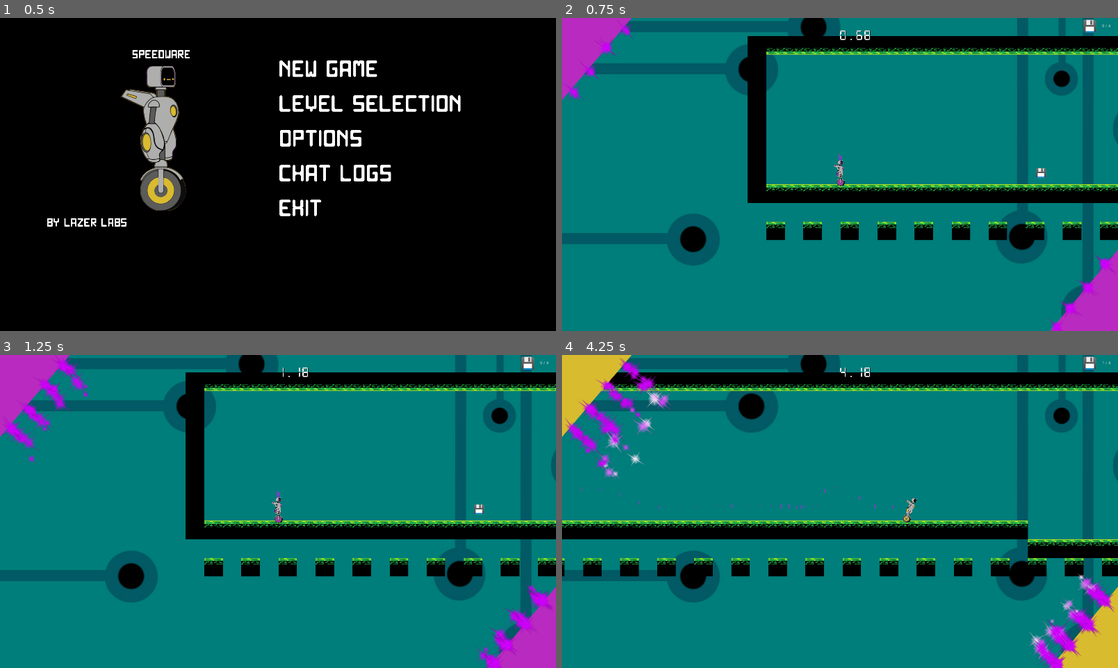
Above: before the commit, frames 1-4 (two rows, left to right).
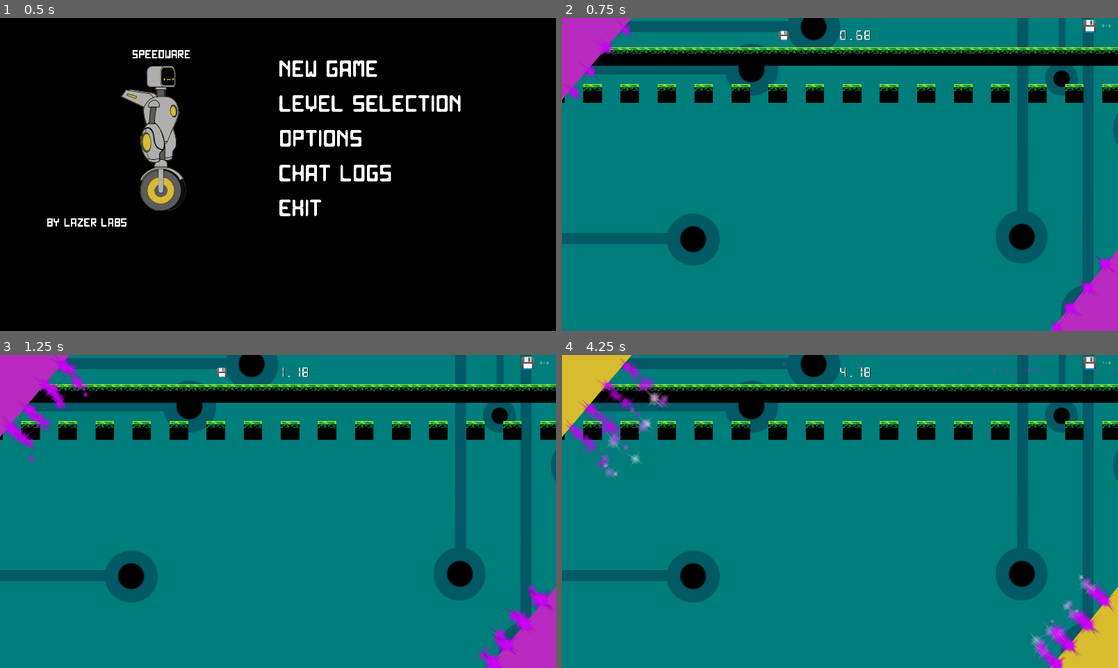
Above: after the commit, the same moments.

Repository: TheChriggu/Speedware
Game: Godot game, scene res://Menus/Startmenu/TitleScreen.tscn
The game is run twice, just before and just after one commit, with the same random seed, the same clock (stepped at 60 frames per second) and the same inputs.
Inputs (mouse positions are in pixels of both pictures, inside the frame that each line leads up to):
- Up to frame 1 (0.5 s): no input
- Up to frame 2 (0.75 s): click "new Game" at 0.5 s
- Up to frame 3 (1.25 s): no input
- Up to frame 4 (4.25 s): move the mouse to (962, 495) at 1.27 s; hold D (move_right) 1.28-2.78 s; right-click (962, 495) at 1.35 s; tap Space (jump) at 1.52, 2.27, 3.77 s; move the mouse to (728, 527) at 2.02 s; right-click (728, 527) at 2.1 s; move the mouse to (895, 442) at 2.77 s; hold A (move_left) 2.78-3.53 s; right-click (895, 442) at 2.85 s; move the mouse to (812, 574) at 3.52 s; hold D (move_right) from 3.53 s (still down); right-click (812, 574) at 3.6 s

Frame 1 is identical in both runs. In frame 2, 18% of the frame differs, in the area x 0-100%, y 4-72%; in frame 3, 18%; in frame 4, 23%, in the area x 0-100%, y 0-100%.

Commit message:
-cleaned up merge conflicts from before -made player lean in movement direction

Diff:
--- a/Camera/ForwardLookingCamera.tscn
+++ b/Camera/ForwardLookingCamera.tscn
@@ -26,8 +26,8 @@
 limit_right = 10000000
 limit_bottom = 10000000
 limit_smoothed = false
-drag_margin_h_enabled = true
-drag_margin_v_enabled = true
+drag_margin_h_enabled = false
+drag_margin_v_enabled = false
 smoothing_enabled = false
 smoothing_speed = 5.0
 offset_v = 0.0
--- a/Player/playerKinematic.gd
+++ b/Player/playerKinematic.gd
@@ -50,7 +50,8 @@
         velocity.y = -jump_cut_velocity
 
 func moveRight():
-	$AnimationPlayer.play("Move_Right")
+	pass
+	#$AnimationPlayer.play("Move_Right")
 func _physics_process(delta):
 	#basic Player movement
 	var force = Vector2(0, GRAVITY)
@@ -72,13 +73,14 @@
 
 
 	if walk_left:
-		$AnimationPlayer.play("Move_Left")
+		lean_left()
 		if velocity.x <= WALK_MIN_SPEED and velocity.x > -WALK_MAX_SPEED:
 			force.x -= WALK_FORCE
 			stop = false
 
 	elif walk_right:
-		$AnimationPlayer.play("Move_Right")
+		lean_right()
+		#$AnimationPlayer.play("Move_Right")
 		if velocity.x >= -WALK_MIN_SPEED and velocity.x < WALK_MAX_SPEED:
 			force.x += WALK_FORCE
 			stop = false
@@ -124,3 +126,22 @@
 			SwitchColor()
 	if Input.is_action_just_pressed("restart"):
 		get_tree().reload_current_scene()
+
+var is_leaning_left = false
+var is_leaning_right = false
+
+func lean_left():
+	if is_leaning_right:
+		$AnimationPlayer.play("Move_Stop")
+		is_leaning_right = false
+	if !is_leaning_left:
+		$AnimationPlayer.play("Move_Left")
+		is_leaning_left = true
+
+func lean_right():
+	if is_leaning_left:
+		$AnimationPlayer.play("Move_Stop")
+		is_leaning_left = false
+	if !is_leaning_right:
+		$AnimationPlayer.play("Move_Right")
+		is_leaning_right = true
--- a/Player/playerKinematic.tscn
+++ b/Player/playerKinematic.tscn
@@ -1,16 +1,13 @@
-[gd_scene load_steps=22 format=2]
+[gd_scene load_steps=19 format=2]
 
 [ext_resource path="res://Player/playerKinematic.gd" type="Script" id=1]
 [ext_resource path="res://Player/Character_Sprite_Purple.png" type="Texture" id=2]
 [ext_resource path="res://Player/Particles/TrailEffect/trail_particles.tscn" type="PackedScene" id=3]
-[ext_resource path="res://Camera/CameraFocalPoint.gd" type="Script" id=4]
-[ext_resource path="res://Camera/Crosshair.png" type="Texture" id=5]
-[ext_resource path="res://Camera/AverageSpeedCalculator.gd" type="Script" id=6]
-[ext_resource path="res://Player/ColorTriangle.png" type="Texture" id=7]
-[ext_resource path="res://Player/PlayerCornerParticleImage.png" type="Texture" id=8]
-[ext_resource path="res://Environment/decoration_background_mandy.jpg" type="Texture" id=9]
-[ext_resource path="res://Sounds/DBZ Instant Transmission Sound effect.ogg" type="AudioStream" id=10]
-[ext_resource path="res://Player/Character_Sprite_Yellow.png" type="Texture" id=11]
+[ext_resource path="res://Player/ColorTriangle.png" type="Texture" id=4]
+[ext_resource path="res://Player/PlayerCornerParticleImage.png" type="Texture" id=5]
+[ext_resource path="res://Environment/decoration_background_mandy.jpg" type="Texture" id=6]
+[ext_resource path="res://Sounds/DBZ Instant Transmission Sound effect.ogg" type="AudioStream" id=7]
+[ext_resource path="res://Player/Character_Sprite_Yellow.png" type="Texture" id=8]
 
 [sub_resource type="CapsuleShape2D" id=1]
 
@@ -364,9 +361,6 @@
 SLIDE_STOP_VELOCITY = 20.0
 ON_AIR_TIME = 2
 isGreen = true
-MAX_CAM_DISTANCE_H = 500
-MAX_CAM_SPEED_H = 5
-MAX_CAM_SPEED_V = 5
 
 [node name="Sprite" type="Sprite" parent="." index="0"]
 
@@ -383,54 +377,13 @@
 rotation = 1.54942
 scale = Vector2( 1.7508, 1.7508 )
 
-[node name="CameraFocalPoint" type="Node2D" parent="." index="1"]
-
-script = ExtResource( 4 )
-
-[node name="Crosshair" type="Sprite" parent="CameraFocalPoint" index="0"]
-
-visible = false
-scale = Vector2( 0.1, 0.1 )
-texture = ExtResource( 5 )
-_sections_unfolded = [ "Transform" ]
-
-[node name="Camera2D" type="Camera2D" parent="CameraFocalPoint" index="1"]
-
-anchor_mode = 1
-rotating = true
-current = true
-zoom = Vector2( 1, 1 )
-limit_left = -10000001
-limit_top = -10000000
-limit_right = 10000000
-limit_bottom = 10000000
-limit_smoothed = false
-drag_margin_h_enabled = true
-drag_margin_v_enabled = true
-smoothing_enabled = false
-smoothing_speed = 0.0
-offset_v = 0.0
-offset_h = 0.0
-drag_margin_left = 0.25
-drag_margin_top = 0.0
-drag_margin_right = 0.25
-drag_margin_bottom = 0.0
-editor_draw_screen = true
-editor_draw_limits = false
-editor_draw_drag_margin = true
-_sections_unfolded = [ "Drag Margin", "Editor", "Limit", "Offset", "Smoothing", "Transform" ]
-
-[node name="AverageSpeedCalculator" type="Node2D" parent="." index="2"]
-
-script = ExtResource( 6 )
-
-[node name="CollisionShape2D" type="CollisionShape2D" parent="." index="3"]
+[node name="CollisionShape2D" type="CollisionShape2D" parent="." index="1"]
 
 position = Vector2( 2.62791, -6.313 )
 shape = SubResource( 1 )
 _sections_unfolded = [ "Transform" ]
 
-[node name="ColorIndicator" type="CanvasLayer" parent="." index="4"]
+[node name="ColorIndicator" type="CanvasLayer" parent="." index="2"]
 
 layer = 99
 offset = Vector2( 0, 0 )
@@ -453,11 +406,12 @@
 position = Vector2( 1805.33, 894.423 )
 rotation = 4.70446
 scale = Vector2( 0.376306, 0.376306 )
-texture = ExtResource( 7 )
+texture = ExtResource( 4 )
 _sections_unfolded = [ "Visibility" ]
 
 [node name="CornerParticles" type="Node2D" parent="ColorIndicator" index="2"]
 
+editor/display_folded = true
 _sections_unfolded = [ "Material", "Transform", "Visibility", "Z Index" ]
 
 [node name="Particles2D2" type="Particles2D" parent="ColorIndicator/CornerParticles" index="0"]
@@ -646,13 +600,13 @@
 local_coords = true
 draw_order = 0
 process_material = SubResource( 4 )
-texture = ExtResource( 8 )
-normal_map = null
-h_frames = 1
-v_frames = 1
-_sections_unfolded = [ "Process Material", "Textures", "Time" ]
-
-[node name="ParallaxBackground" type="ParallaxBackground" parent="." index="5"]
+texture = ExtResource( 5 )
+normal_map = null
+h_frames = 1
+v_frames = 1
+_sections_unfolded = [ "Process Material", "Textures", "Time" ]
+
+[node name="ParallaxBackground" type="ParallaxBackground" parent="." index="3"]
 
 editor/display_folded = true
 layer = -1
@@ -671,9 +625,9 @@
 
 position = Vector2( 1021.55, 536.4 )
 scale = Vector2( 2.23689, 2.23689 )
-texture = ExtResource( 9 )
-
-[node name="Area2D" type="Area2D" parent="." index="6"]
+texture = ExtResource( 6 )
+
+[node name="Area2D" type="Area2D" parent="." index="4"]
 
 editor/display_folded = true
 input_pickable = true
@@ -692,9 +646,9 @@
 shape = SubResource( 5 )
 _sections_unfolded = [ "Material", "Transform", "Visibility" ]
 
-[node name="ColorswitchSound" type="AudioStreamPlayer" parent="." index="7"]
-
-stream = ExtResource( 10 )
+[node name="ColorswitchSound" type="AudioStreamPlayer" parent="." index="5"]
+
+stream = ExtResource( 7 )
 volume_db = 0.0
 pitch_scale = 1.0
 autoplay = false
@@ -702,7 +656,7 @@
 bus = "Character"
 _sections_unfolded = [ "Pause" ]
 
-[node name="AnimationPlayer" type="AnimationPlayer" parent="." index="8"]
+[node name="AnimationPlayer" type="AnimationPlayer" parent="." index="6"]
 
 root_node = NodePath("..")
 autoplay = ""
@@ -715,11 +669,3 @@
 anims/SwitchOrangeToPurple = SubResource( 9 )
 anims/SwitchPurpleToOrange = SubResource( 10 )
 blend_times = [  ]
-
-[connection signal="newCameraOffsetH" from="." to="CameraFocalPoint" method="_on_player_newCameraOffsetH"]
-
-[connection signal="newCameraOffsetV" from="." to="CameraFocalPoint" method="_on_player_newCameraOffsetV"]
-
-[connection signal="newSpeed" from="." to="AverageSpeedCalculator" method="_on_player_newSpeed"]
-
-[connection signal="averageSpeed" from="AverageSpeedCalculator" to="." method="_on_AverageSpeedCalculator_averageSpeed"]
--- a/Scenes/Levels/level_physicsTest_01_Chris.tscn
+++ b/Scenes/Levels/level_physicsTest_01_Chris.tscn
@@ -268,8 +268,8 @@
 
 [node name="ForwardLookingCamera" parent="." index="5" instance=ExtResource( 9 )]
 
+editor/display_folded = true
 position = Vector2( -1.19209e-007, 4.76837e-007 )
-scale = Vector2( 1, 1 )
 MAX_CAM_SPEED_H = 10
 MAX_CAM_SPEED_V = 10
 
Not shown: 9 places in Player/playerKinematic.tscn that only renumber resources
